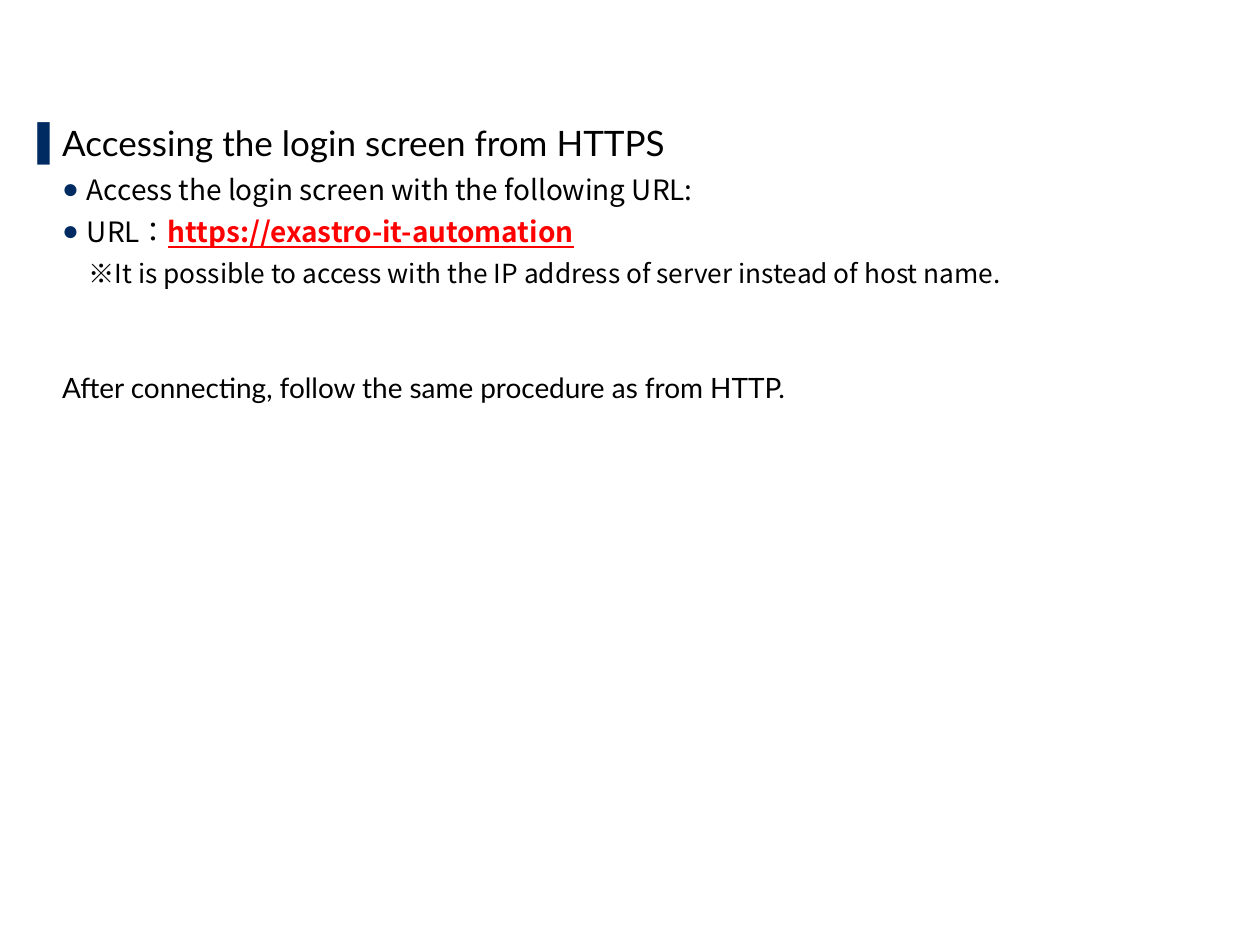
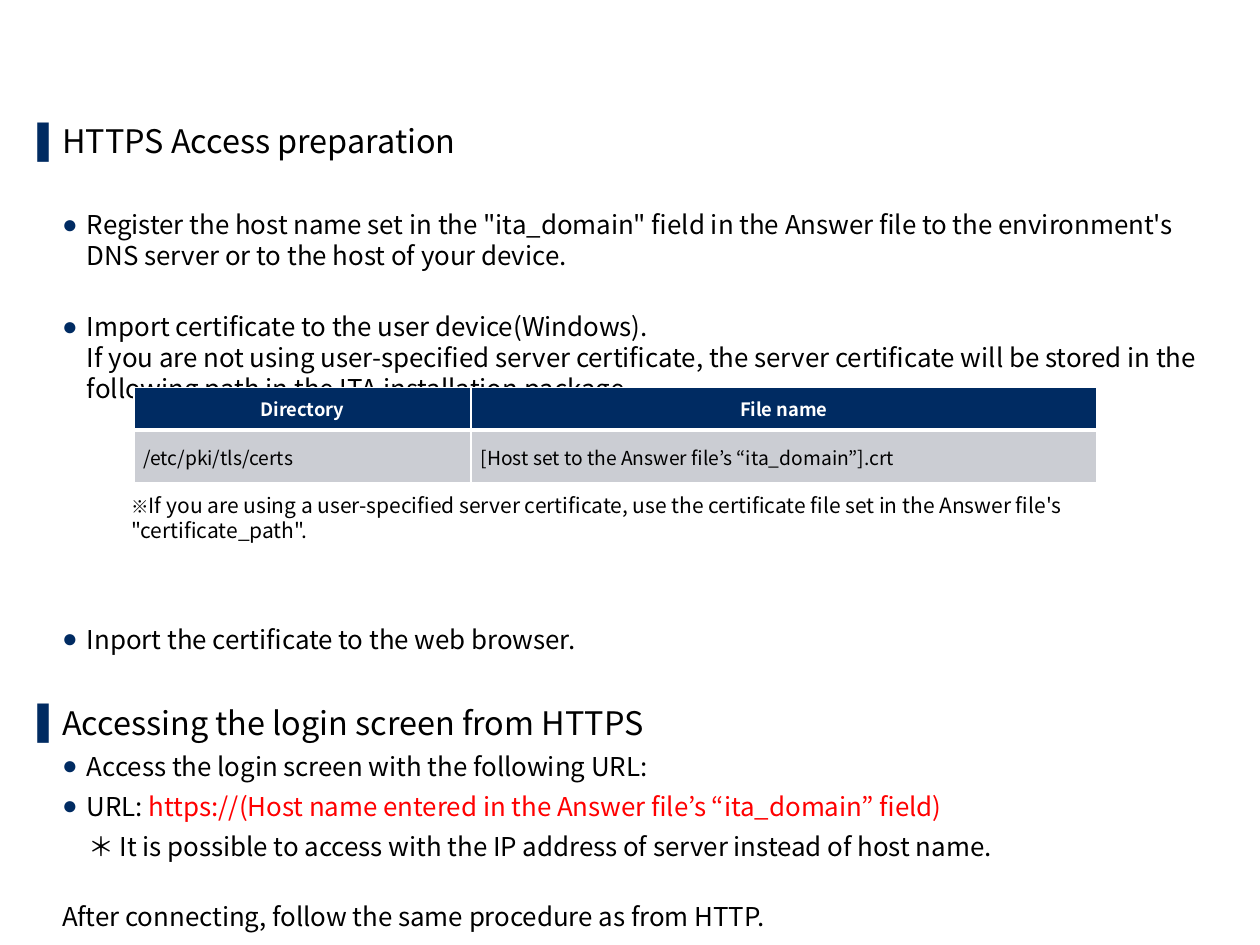
Before and after one commit to exastro-suite/it-automation-docs, a slide deck: slide 31 of asset/Learn/ITA-offline-install.pptx (slide 28 before the commit). Drawn at 1260x945 pixels with LibreOffice and Linux fonts; fonts in the diff are those of the drawing; background and template pictures are left out. Boxes give left, top, right and bottom in pixels: in the first picture for what was removed or moved away, otherwise in the second. Text is boxed around its words. In the diff, an @@ line names an element or a change of style, - is before the commit and + after.

```diff
--- a/asset/Learn/ITA-offline-install.pptx
+++ b/asset/Learn/ITA-offline-install.pptx
@@ text at [62, 128, 1196, 655]: paragraphs added @@
+▌ HTTPS Access preparation
+  ● Register the host name set in the "ita_domain" field in the Answer file to the environment's DNS server or to the host of your device.
+  ● Import certificate to the user device(Windows).
+    If you are not using user-specified server certificate, the server certificate will be stored in the following path in the ITA installation package.
+  ● Inport the certificate to the web browser.
@@ table added at [134, 388, 1096, 484], 2 rows, 2 columns @@
+Directory | File name
+/etc/pki/tls/certs | [Host set to the Answer file’s “ita_domain”].crt
@@ text added at [131, 496, 1061, 543], 12 pt, text #000000 @@
+※If you are using a user-specified server certificate, use the certificate file set in the Answer file's "certificate_path".
@@ text at [62, 708, 647, 782]: size 20 to 18.5 pt in "Accessing the login screen from HTTPS"; font Lato to Noto Sans CJK JP in "Accessing the login screen from HTTPS", "After connecting, follow the same procedure as ..."; size 16 to 14.8 pt in "Access the login screen with the following ...", "After connecting, follow the same procedure as ..." @@
@@ text at [87, 795, 992, 862]: text changed; size 15 to 14.8 pt @@
-  ● URL：https://exastro-it-automation
-  ※It is possible to access with the IP address of server instead of host name.
+  ● URL: https://(Host name entered in the Answer file’s “ita_domain” field)
+  ＊ It is possible to access with the IP address of server instead of host name.
```
Also in this commit, not shown: 15 other slides changed, 10 slides added, 5 slides removed, 7 other files.
